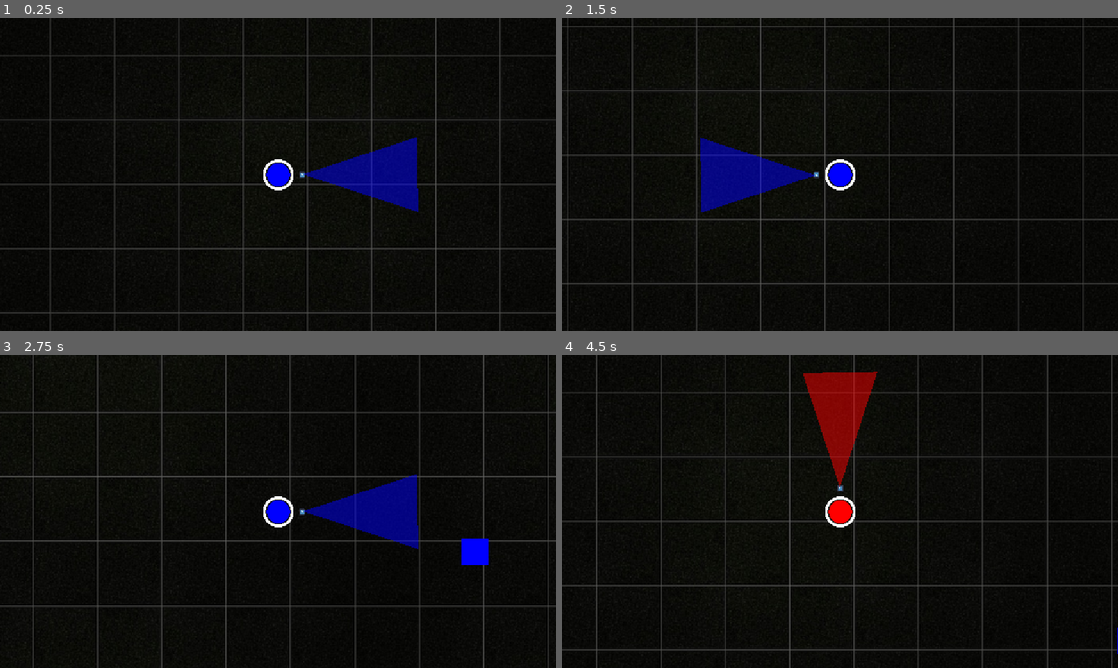
Above: before the commit, frames 1-4 (two rows, left to right).
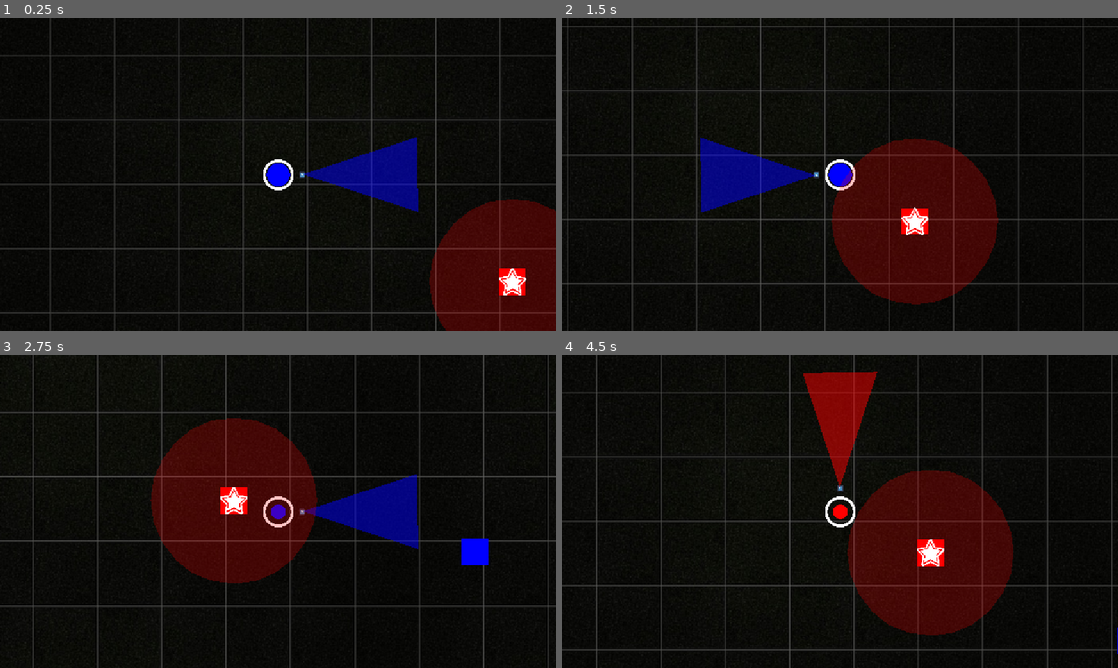
Above: after the commit, the same moments.

Repository: Team-Pufferfish/chromatic-survivors
Game: Godot game, scene res://Scenes/Game.tscn
Same seed, same stepped clock (60 frames per second), same inputs: the game is played once before the commit and once after it. The engine's default icon, where the game draws it, is replaced by a stand-in: a white triangle on a blue panel in a dark square.
Inputs:
- Up to frame 1 (0.25 s): no input
- Up to frame 2 (1.5 s): hold D (p1_right) 0.53-1.28 s; tap Down (p1_aim_down) at 0.6 s; hold S (p1_down) from 1.28 s (still down); tap Left (p1_aim_left) at 1.35 s
- Up to frame 3 (2.75 s): release S (p1_down) at 2.03 s; hold D (p1_right) from 2.03 s (still down); tap Right (p1_aim_right) at 2.1 s
- Up to frame 4 (4.5 s): release D (p1_right) at 2.78 s; hold W (p1_up) 2.78-3.53 s; tap Up (p1_aim_up) at 2.85 s; hold A (p1_left) from 3.53 s (still down); tap T (p1_color_blue) at 3.6 s; tap R (p1_color_red) at 4.35 s

The runs differ from the first frame. In frame 1, 8.4% of the frame differs, in the area x 77-100%, y 58-100%; in frame 2, 12%; in frame 3, 12%; in frame 4, 12%, in the area x 47-82%, y 36-90%.

Commit message:
Added aura enemies.

Diff:
--- /dev/null
+++ b/chromatic-survivors/Scenes/ColourStar.tscn
@@ -0,0 +1,41 @@
+[gd_scene load_steps=2 format=3 uid="uid://bq2h7vu8seui6"]
+
+[ext_resource type="Script" uid="uid://dnbvqy4dh1cc1" path="res://ColorSquare.gd" id="1_rp1k8"]
+
+[node name="ColorStar" type="Node2D"]
+script = ExtResource("1_rp1k8")
+
+[node name="RedSquare" type="Polygon2D" parent="."]
+scale = Vector2(1e-05, 1e-05)
+color = Color(1, 0, 0, 1)
+polygon = PackedVector2Array(-0.5, 0.5, 0.5, 0.5, 0.5, -0.5, -0.5, -0.5)
+
+[node name="BlueSquare" type="Polygon2D" parent="."]
+scale = Vector2(1e-05, 1e-05)
+color = Color(0, 0, 1, 1)
+polygon = PackedVector2Array(-0.5, 0.5, 0.5, 0.5, 0.5, -0.5, -0.5, -0.5)
+
+[node name="YellowSquare" type="Polygon2D" parent="."]
+scale = Vector2(1e-05, 1e-05)
+color = Color(1, 1, 0, 1)
+polygon = PackedVector2Array(-0.5, 0.5, 0.5, 0.5, 0.5, -0.5, -0.5, -0.5)
+
+[node name="GreenSquare" type="Polygon2D" parent="."]
+scale = Vector2(1e-05, 1e-05)
+color = Color(0, 1, 0, 1)
+polygon = PackedVector2Array(-0.5, 0.5, 0.5, 0.5, 0.5, -0.5, -0.5, -0.5)
+
+[node name="PurpleSquare" type="Polygon2D" parent="."]
+scale = Vector2(1e-05, 1e-05)
+color = Color(1, 0, 1, 1)
+polygon = PackedVector2Array(-0.5, 0.5, 0.5, 0.5, 0.5, -0.5, -0.5, -0.5)
+
+[node name="OrangeSquare" type="Polygon2D" parent="."]
+scale = Vector2(1e-05, 1e-05)
+color = Color(1, 0.45098, 0, 1)
+polygon = PackedVector2Array(-0.5, 0.5, 0.5, 0.5, 0.5, -0.5, -0.5, -0.5)
+
+[node name="BrownSquare" type="Polygon2D" parent="."]
+scale = Vector2(1e-05, 1e-05)
+color = Color(0.744458, 0.456136, 0.206996, 1)
+polygon = PackedVector2Array(-0.5, 0.5, 0.5, 0.5, 0.5, -0.5, -0.5, -0.5)
--- a/chromatic-survivors/Scenes/Game.tscn
+++ b/chromatic-survivors/Scenes/Game.tscn
@@ -6,6 +6,7 @@
 [ext_resource type="PackedScene" uid="uid://blo4tyvs8qm1g" path="res://Scenes/enemy.tscn" id="2_gl6un"]
 [ext_resource type="Script" uid="uid://dti232jsdohcf" path="res://Scripts/EnemyManager.gd" id="3_j5yw3"]
 [ext_resource type="Script" uid="uid://h1j801usuh4c" path="res://Scenes/WaveManager.gd" id="4_kldst"]
+[ext_resource type="PackedScene" uid="uid://dl88qyxi3jnxt" path="res://Scenes/StarGuy.tscn" id="7_fgofq"]
 
 [node name="Game" type="Node2D"]
 
@@ -51,3 +52,12 @@
 [node name="WaveManager" type="Node" parent="."]
 script = ExtResource("4_kldst")
 enemy_spawner_path = NodePath("../EnemyManager")
+
+[node name="StarGuy" parent="." instance=ExtResource("7_fgofq")]
+position = Vector2(1097, 533)
+speed = 100
+MAX_RED = 30.0
+CURRENT_RED = 30.0
+
+[node name="Enemy" parent="." instance=ExtResource("2_gl6un")]
+position = Vector2(754, 522)
--- /dev/null
+++ b/chromatic-survivors/Scenes/StarGuy.tscn
@@ -0,0 +1,51 @@
+[gd_scene load_steps=8 format=3 uid="uid://dl88qyxi3jnxt"]
+
+[ext_resource type="Script" uid="uid://dm700m5ubkkes" path="res://Scripts/Enemy.gd" id="1_b3olx"]
+[ext_resource type="Script" uid="uid://bi2twiavnl5ff" path="res://Scripts/Aura.gd" id="2_v6oq8"]
+[ext_resource type="PackedScene" uid="uid://c42j0fn0souip" path="res://Scenes/ColorSquare.tscn" id="3_ldwpc"]
+[ext_resource type="Texture2D" uid="uid://cdyauh4n8g1cp" path="res://star-svgrepo-com.svg" id="4_flado"]
+[ext_resource type="Texture2D" uid="uid://dfcxefeym47u2" path="res://star-svgrepo-com-2.svg" id="5_ek1ud"]
+
+[sub_resource type="CircleShape2D" id="CircleShape2D_mtws3"]
+radius = 172.003
+
+[sub_resource type="CircleShape2D" id="CircleShape2D_yomy8"]
+radius = 29.0172
+
+[node name="StarGuy" type="CharacterBody2D"]
+collision_layer = 2
+collision_mask = 2
+script = ExtResource("1_b3olx")
+
+[node name="Aura" type="Node2D" parent="."]
+script = ExtResource("2_v6oq8")
+
+[node name="EffectArea" type="Area2D" parent="Aura"]
+collision_layer = 0
+collision_mask = 2
+
+[node name="CollisionShape2D" type="CollisionShape2D" parent="Aura/EffectArea"]
+shape = SubResource("CircleShape2D_mtws3")
+
+[node name="AuraGraphic" type="Polygon2D" parent="Aura"]
+position = Vector2(0, -0.514786)
+scale = Vector2(2.02959, 2.02959)
+color = Color(1, 1, 1, 0.47451)
+polygon = PackedVector2Array(0, -84, 22, -82, 43, -73, 59, -60, 73, -43, 82, -21, 85, -1, 82, 22, 74, 41, 60, 60, 42, 74, 23, 82, 1, 85, -22, 82, -43, 74, -59, 61, -73, 43, -82, 22, -85, 0, -82, -22, -73, -42, -60, -59, -43, -73, -22, -82)
+
+[node name="Graphic" parent="." instance=ExtResource("3_ldwpc")]
+scale = Vector2(55, 55)
+yellow_value = 1.0
+blue_value = 1.0
+red_value = 1.0
+
+[node name="CollisionShape2D" type="CollisionShape2D" parent="."]
+shape = SubResource("CircleShape2D_yomy8")
+
+[node name="Outside" type="Sprite2D" parent="."]
+scale = Vector2(0.1, 0.1)
+texture = ExtResource("4_flado")
+
+[node name="Inside" type="Sprite2D" parent="."]
+scale = Vector2(0.07, 0.07)
+texture = ExtResource("5_ek1ud")
--- /dev/null
+++ b/chromatic-survivors/Scripts/Aura.gd
@@ -0,0 +1,67 @@
+extends Node2D
+
+var tick_timer := 0.0
+
+var max_aura_red: float
+var max_aura_blue: float
+var max_aura_yellow: float
+
+@export var tick_rate := 1.0  # seconds between aura ticks
+@export var aura_strength := 2  # amount to heal per tick
+
+@onready var parent_enemy := get_parent()
+@onready var area: Area2D = $EffectArea
+@onready var aura_graphic = $AuraGraphic
+
+func _ready() -> void:
+	# Cache the parent's max aura values
+	max_aura_red = parent_enemy.MAX_RED
+	max_aura_blue = parent_enemy.MAX_BLUE
+	max_aura_yellow = parent_enemy.MAX_YELLOW
+
+		# Determine color
+	var color := Color.WHITE
+	if max_aura_red > 0 and max_aura_blue > 0 and max_aura_yellow > 0:
+		color = Color.SADDLE_BROWN
+	elif max_aura_red > 0 and max_aura_blue > 0:
+		color = Color.MAGENTA
+	elif max_aura_red > 0 and max_aura_yellow > 0:
+		color = Color.ORANGE
+	elif max_aura_blue > 0 and max_aura_yellow > 0:
+		color = Color.GREEN
+	elif max_aura_red > 0:
+		color = Color.RED
+	elif max_aura_blue > 0:
+		color = Color.BLUE
+	elif max_aura_yellow > 0:
+		color = Color.YELLOW
+
+	color.a = 0.5  # Set transparency
+	aura_graphic.modulate = color
+
+func _physics_process(delta: float) -> void:
+	tick_timer += delta
+	if tick_timer >= tick_rate:
+		tick_timer = 0.0
+		apply_aura_to_nearby_enemies()
+
+func apply_aura_to_nearby_enemies() -> void:
+	var bodies = area.get_overlapping_bodies()
+	for body in bodies:
+		if body == parent_enemy:
+			continue  # skip self
+
+		if(max_aura_red != 0):
+			if(body.MAX_RED < max_aura_red):
+				body.MAX_RED = max_aura_red
+			body.CURRENT_RED = min(body.CURRENT_RED + aura_strength, body.MAX_RED)
+
+		if(max_aura_blue != 0):
+			if(body.MAX_BLUE < max_aura_blue):
+				body.MAX_BLUE = max_aura_blue
+			body.CURRENT_BLUE = min(body.CURRENT_BLUE + aura_strength, body.MAX_BLUE)
+
+		if(max_aura_yellow != 0):
+			if(body.MAX_YELLOW < max_aura_yellow):
+				body.MAX_YELLOW = max_aura_yellow
+			body.CURRENT_YELLOW = min(body.CURRENT_YELLOW + aura_strength, body.MAX_YELLOW)
Not shown: 1 places in chromatic-survivors/Scenes/Game.tscn that only renumber resources
Not shown, added: chromatic-survivors/Scripts/Aura.gd.uid
